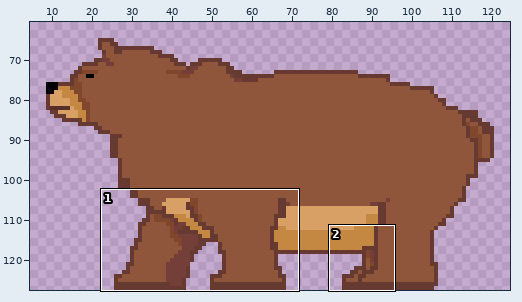
Two versions of one pixel-art file, Sprite Source Files/Objects/Karadsheh_Bear.ase. Above, an overview of the earlier version with the close-up marked.
Close-up. Before the commit:
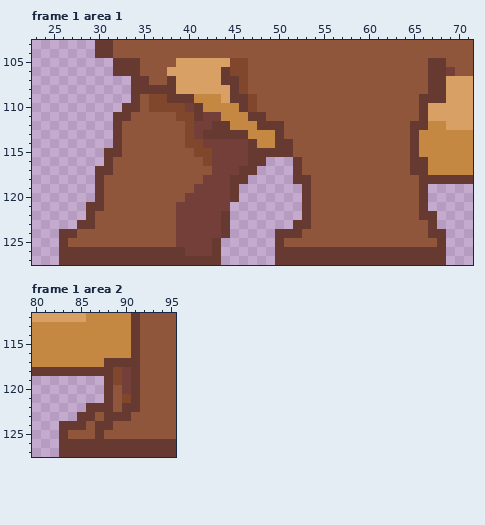
128x128 pixels, 2 frames. Shown: frame 1 area 1: x 23..71, y 103..127; frame 1 area 2: x 80..95, y 112..127. The wide view leaves out empty margins. The commit also changed other frames or places, which this record leaves out.
After the commit:
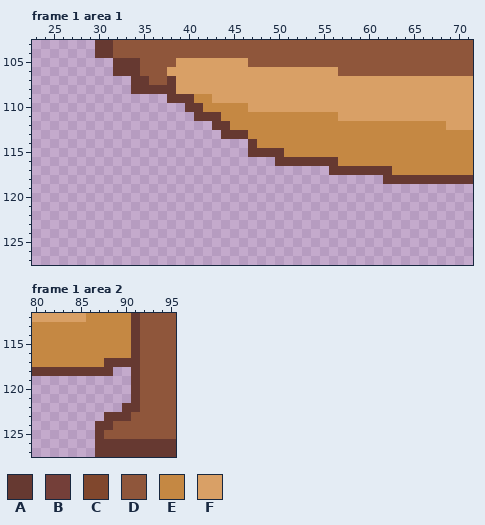
Palette (. is transparent): A #663931  B #743f39  C #80472d  D #8f563b  E #c58843  F #d9a066
The exact change:
layer "Body" added
layer "Layer 1" removed
Frame 1 area 1:
y 105: x 45..46 CC -> FF; x 67..68 AA -> DD
y 106: x 44..56 ACCDDDDDDDDDD -> FFFFFFFFFFFFF; x 67..69 AAB -> DDD
y 107: x 44..68 AACDDDDDDDDDDDDDDDDDDDDAA -> FFFFFFFFFFFFFFFFFFFFFFFFF
y 108: x 45..68 ACDDDDDDDDDDDDDDDDDDDDAA -> FFFFFFFFFFFFFFFFFFFFFFFF
y 109: x 34..37 ADCC -> ....; x 43 E -> F; x 45..68 AACDDDDDDDDDDDDDDDDDDAAA -> FFFFFFFFFFFFFFFFFFFFFFFF
y 110: x 33..40 AADCCCCB -> .......A; x 46..66 ACDDDDDDDDDDDDDDDDDDA -> EFFFFFFFFFFFFFFFFFFFF
y 111: x 32..40 AADDDDDCC -> .........; x 42..43 BB -> AA; x 47..66 AADDDDDDDDDDDDDDDDDA -> EEEEEEEEEEFFFFFFFFFF
y 112: x 32..42 ADDDDDDDCBB -> ...........; x 48..66 AAADDDDDDDDDDDDDDAA -> EEEEEEEEEEEEEEEEEEE
y 113: x 32..43 ADDDDDDDCBAA -> ............; x 50..65 ADDDDDDDDDDDDDDA -> EEEEEEEEEEEEEEEE
y 114: x 32..46 ADDDDDDDCCBBBBB -> ...............; x 50..65 AADDDDDDDDDDDDDA -> EEEEEEEEEEEEEEEE
y 115: x 31..46 AADDDDDDDDCCBBBB -> ................; x 51..65 ADDDDDDDDDDDDDA -> EEEEEEEEEEEEEEE
y 116: x 31..48 ADDDDDDDDDDCBBBBAA -> ..................; x 50..51 .. -> AA; x 53..66 DDDDDDDDDDDDAA -> AAAAEEEEEEEEEE
y 117: x 30..47 AADDDDDDDDDDDBBBAA -> ..................; x 52..66 ADDDDDDDDDDDDAA -> ....AAAAAAAEEEE
y 118: x 30..46 ADDDDDDDDDDDBBBAA -> .................; x 52..65 AADDDDDDDDDDDD -> ..........AAAA
y 119: x 30..45 ADDDDDDDDDDBBBBA -> ................; x 53..66 ADDDDDDDDDDDDA -> ..............
y 120: x 30..45 ADDDDDDDDDBBBBBA -> ................; x 53..66 ADDDDDDDDDDDDA -> ..............
y 121: x 29..44 AADDDDDDDDBBBBBB -> ................; x 53..66 ADDDDDDDDDDDDA -> ..............
y 122: x 29..44 ADDDDDDDDDBBBBBA -> ................; x 53..67 ADDDDDDDDDDDDAA -> ...............
y 123: x 28..44 AADDDDDDDDDBBBBBA -> .................; x 52..67 AADDDDDDDDDDDDDA -> ................
y 124: x 26..44 AADDDDDDDDDDDBBBBBA -> ...................; x 50..68 AAADDDDDDDDDDDDDDAA -> ...................
y 125: x 26..43 ADDDDDDDDDDDDBBBBA -> ..................; x 50..68 ADDDDDDDDDDDDDDDDDA -> ...................
y 126: x 26..43 AAAAAAAAAAAAAABBBA -> ..................; x 50..68 AAAAAAAAAAAAAAAAAAA -> ...................
y 127: x 26..43 AAAAAAAAAAAAAAAAAA -> ..................; x 50..68 AAAAAAAAAAAAAAAAAAA -> ...................
Frame 1 area 2:
y 118: x 89..90 CB -> ..
y 119: x 88..90 ACB -> ...
y 120: x 88..90 ADB -> ...
y 121: x 88..90 ADC -> ...
y 122: x 86..89 AAAD -> ....
y 123: x 85..87 AAD -> ...
y 124: x 83..86 AAAD -> ....
y 125: x 83..86 ADDD -> ....
y 126..127: x 83..86 AAAA -> ....
Where, in picture pixels (left, top, right, bottom), the same in both close-ups:
changed: (59, 58, 455, 265)
erased: (59, 367, 131, 457)
